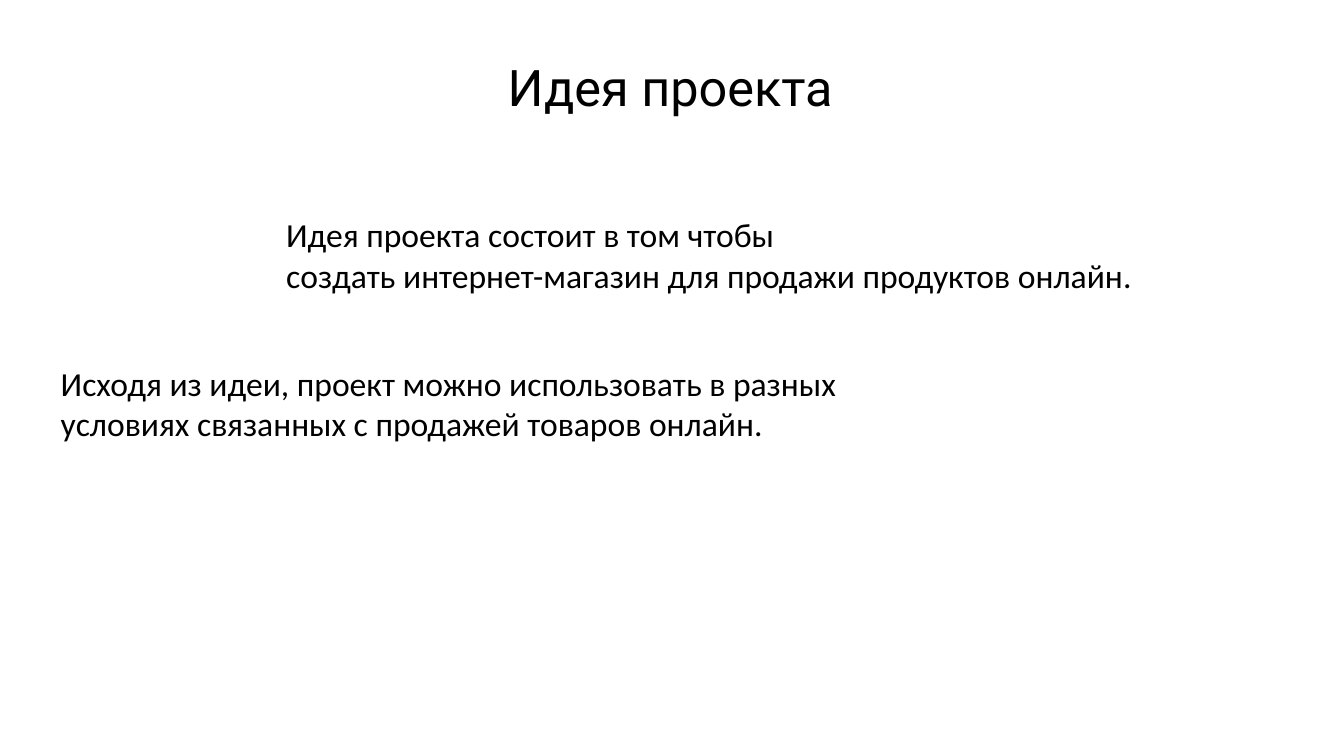
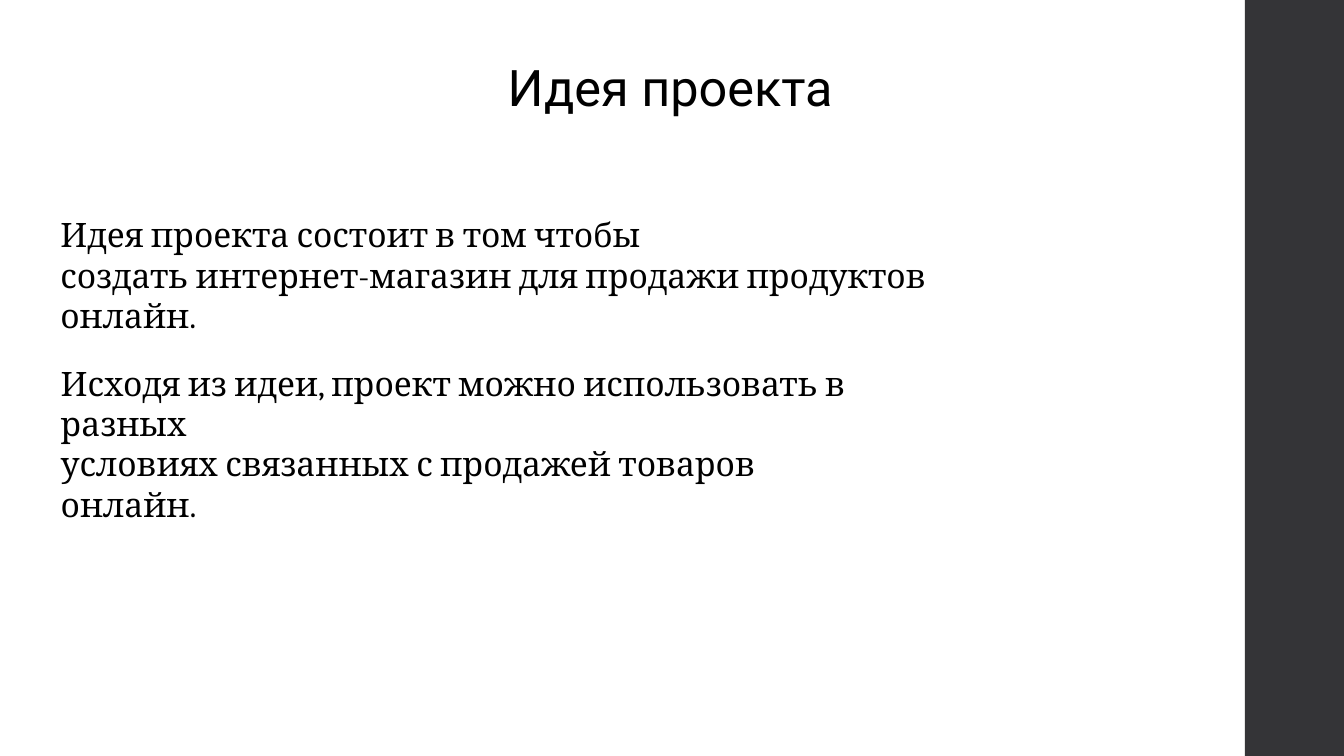
Before and after one commit to JabaXNT/YandexWEBProject, a slide deck: slide 2 of Zapiska/Представление Exchange.pptx. Drawn at 1344x756 pixels with LibreOffice and Linux fonts; fonts in the diff are those of the drawing. Boxes give left, top, right and bottom in pixels: in the first picture for what was removed or moved away, otherwise in the second. Text is boxed around its words. In the diff, an @@ line names an element or a change of style, - is before the commit and + after.

```diff
--- a/Zapiska/Представление Exchange.pptx
+++ b/Zapiska/Представление Exchange.pptx
@@ rectangle added at <box>1245,0,1344,756</box>, fill #353537 @@
@@ text "Идея проекта состоит в том ..." at <box>60,221,926,296</box>: font Calibri to Cambria @@
@@ text "Идея проекта состоит в том ...": place and size @@
-text "Идея проекта состоит в том ..." at <box>286,224,1132,294</box>
+text "Идея проекта состоит в том ..." at <box>60,221,926,296</box>
@@ text "Исходя из идеи, проект можно ..." at <box>61,372,845,518</box>: font Calibri to Cambria @@
```
Also in this commit, not shown: 4 other slides changed, 1 slide added, 3 other files.
